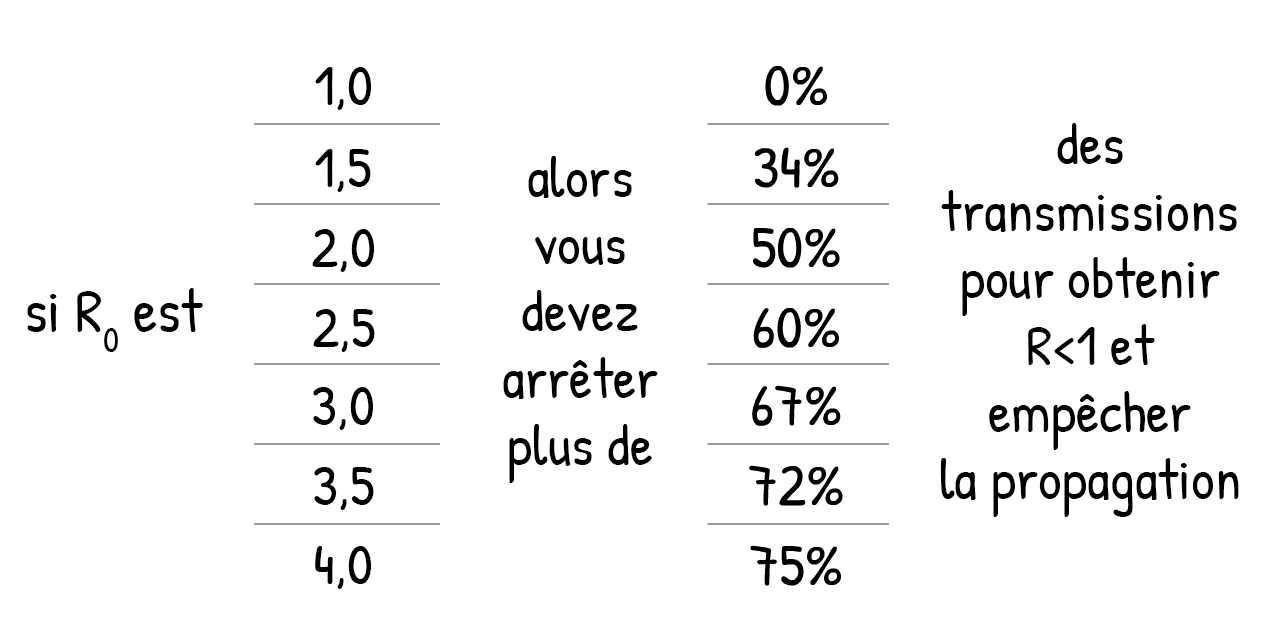
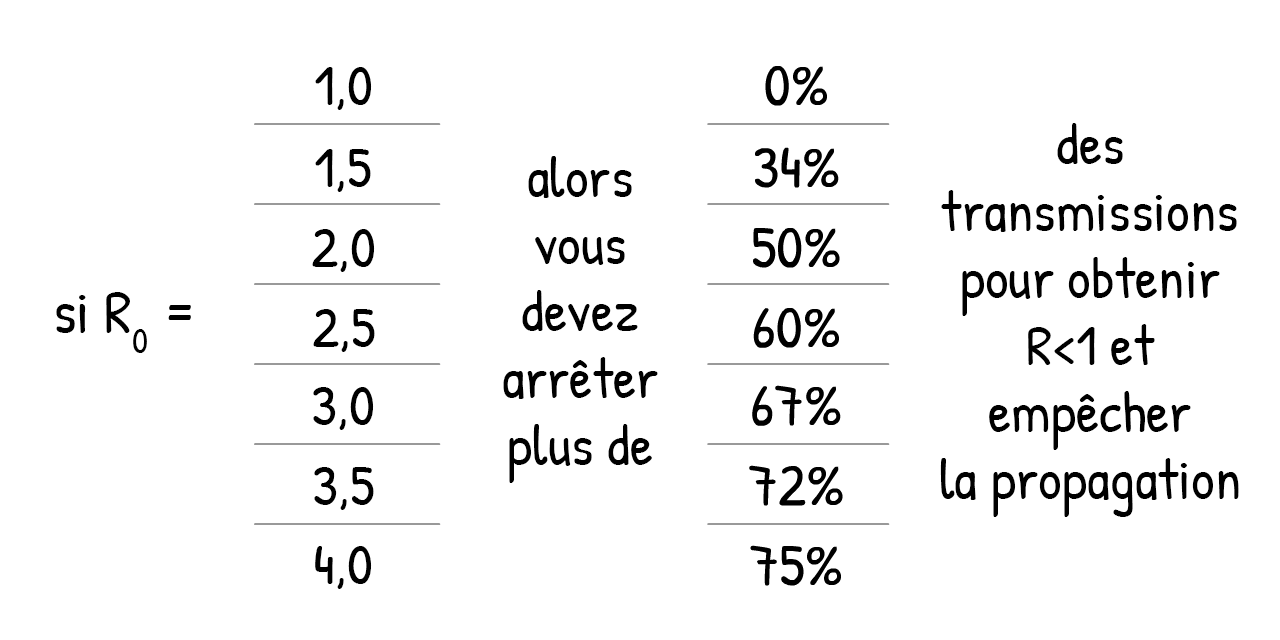
The second 1280x640 image is a revision of the first. Changes to its layers:
renamed "si R0 est" to "si R0 =", painted on it over [27, 288, 203, 353]
